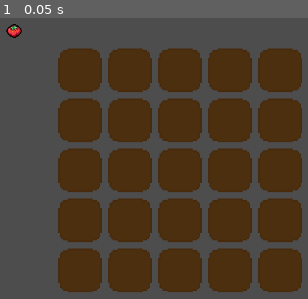
Above: before the commit, frame 1.
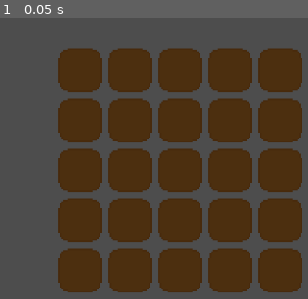
Above: after the commit, the same moment.

Repository: gogolum/Brakey-s-GameJam-2024
Game: Godot game, scene res://Scene/main_level/main_level.tscn
Two runs of this game, one before a commit and one after it. Both use one fixed random seed, a clock stepped at 60 frames per second and the inputs below.
Inputs:
- Up to frame 1 (0.05 s): no input

The runs differ from the first frame. In frame 1, 0.2% of the frame differs, in the area x 1-8%, y 2-8%.

Commit message:
aaa

Diff:
--- a/Scene/vegetable/vegetable.gd
+++ b/Scene/vegetable/vegetable.gd
@@ -1,4 +1,4 @@
-extends Node2D
+extends TextureRect
 class_name  Vegetable
 
 @export var vegetable_name : String
--- a/Scene/vegetable/vegetable.tscn
+++ b/Scene/vegetable/vegetable.tscn
@@ -2,7 +2,5 @@
 
 [ext_resource type="Script" path="res://Scene/vegetable/vegetable.gd" id="1_vjb0w"]
 
-[node name="Vegetable" type="Node2D"]
+[node name="Vegetable" type="TextureRect"]
 script = ExtResource("1_vjb0w")
-
-[node name="Sprite2D" type="Sprite2D" parent="."]
--- /dev/null
+++ b/Scene/vegetable/vegetableScript/Beet.gd
@@ -0,0 +1 @@
+extends Vegetable
--- /dev/null
+++ b/Scene/vegetable/vegetableScript/cherry.gd
@@ -0,0 +1,11 @@
+extends Vegetable
+
+
+# Called when the node enters the scene tree for the first time.
+func _ready():
+	pass # Replace with function body.
+
+
+# Called every frame. 'delta' is the elapsed time since the previous frame.
+func _process(delta):
+	pass
--- /dev/null
+++ b/Scene/vegetable/vegetableScript/grapes.gd
@@ -0,0 +1 @@
+extends Vegetable
--- /dev/null
+++ b/Scene/vegetable/vegetableScript/mango.gd
@@ -0,0 +1 @@
+extends Vegetable
--- /dev/null
+++ b/Scene/vegetable/vegetableScript/tomato.gd
@@ -0,0 +1 @@
+extends Vegetable
--- /dev/null
+++ b/Scene/vegetable/vegetables/apple.tscn
@@ -0,0 +1,7 @@
+[gd_scene load_steps=3 format=3 uid="uid://bwe61a2s627xs"]
+
+[ext_resource type="PackedScene" uid="uid://w8v2eba32ld6" path="res://Scene/vegetable/vegetable.tscn" id="1_b33ph"]
+[ext_resource type="Script" path="res://Scene/vegetable/vegetableScript/apple.gd" id="2_lveld"]
+
+[node name="apple" instance=ExtResource("1_b33ph")]
+script = ExtResource("2_lveld")
--- /dev/null
+++ b/Scene/vegetable/vegetables/beet.tscn
@@ -0,0 +1,7 @@
+[gd_scene load_steps=3 format=3 uid="uid://bcgo7rmwqg38m"]
+
+[ext_resource type="PackedScene" uid="uid://w8v2eba32ld6" path="res://Scene/vegetable/vegetable.tscn" id="1_14mw8"]
+[ext_resource type="Script" path="res://Scene/vegetable/vegetableScript/Beet.gd" id="2_satfg"]
+
+[node name="beet" instance=ExtResource("1_14mw8")]
+script = ExtResource("2_satfg")
--- /dev/null
+++ b/Scene/vegetable/vegetables/grapes.tscn
@@ -0,0 +1,8 @@
+[gd_scene load_steps=3 format=3 uid="uid://csjtaqkfqeguj"]
+
+[ext_resource type="PackedScene" uid="uid://w8v2eba32ld6" path="res://Scene/vegetable/vegetable.tscn" id="1_qjisp"]
+[ext_resource type="Script" path="res://Scene/vegetable/vegetableScript/grapes.gd" id="2_wlwjt"]
+
+[node name="Grapes" instance=ExtResource("1_qjisp")]
+script = ExtResource("2_wlwjt")
+price = 10
--- /dev/null
+++ b/Scene/vegetable/vegetables/mango.tscn
@@ -0,0 +1,7 @@
+[gd_scene load_steps=3 format=3 uid="uid://b3udndaigeqo0"]
+
+[ext_resource type="PackedScene" uid="uid://w8v2eba32ld6" path="res://Scene/vegetable/vegetable.tscn" id="1_uq64r"]
+[ext_resource type="Script" path="res://Scene/vegetable/vegetableScript/mango.gd" id="2_myb7f"]
+
+[node name="Mango" instance=ExtResource("1_uq64r")]
+script = ExtResource("2_myb7f")
--- a/Scene/vegetable/vegetables/tomato.tscn
+++ b/Scene/vegetable/vegetables/tomato.tscn
@@ -1,7 +1,7 @@
 [gd_scene load_steps=4 format=3 uid="uid://dbs3augtl18k4"]
 
 [ext_resource type="PackedScene" uid="uid://w8v2eba32ld6" path="res://Scene/vegetable/vegetable.tscn" id="1_3tlg6"]
-[ext_resource type="Script" path="res://Scene/vegetable/vegetables/tomato.gd" id="2_47oun"]
+[ext_resource type="Script" path="res://Scene/vegetable/vegetableScript/tomato.gd" id="2_47oun"]
 [ext_resource type="Texture2D" uid="uid://cexnff5ybyudc" path="res://Assets/Legume_sprite/Fruits and Vegetables/Tomato.png" id="3_q8idc"]
 
 [node name="Tomato" instance=ExtResource("1_3tlg6")]
Renamed: Scene/vegetable/vegetables/tomato.gd -> Scene/vegetable/vegetableScript/apple.gd
